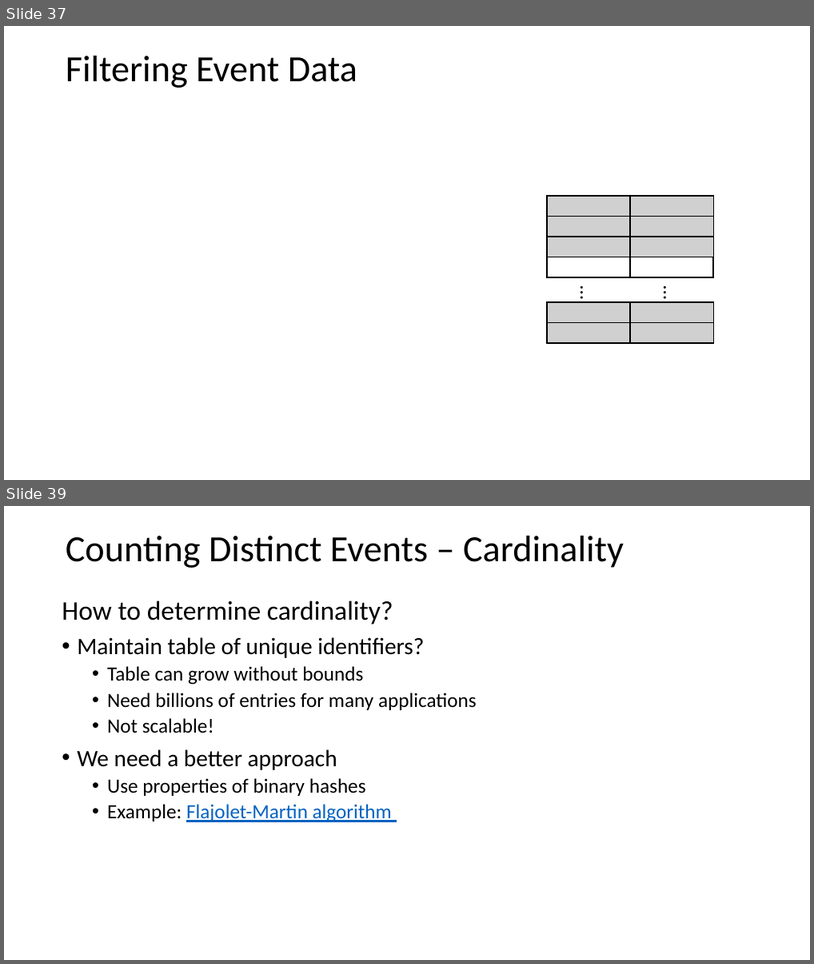
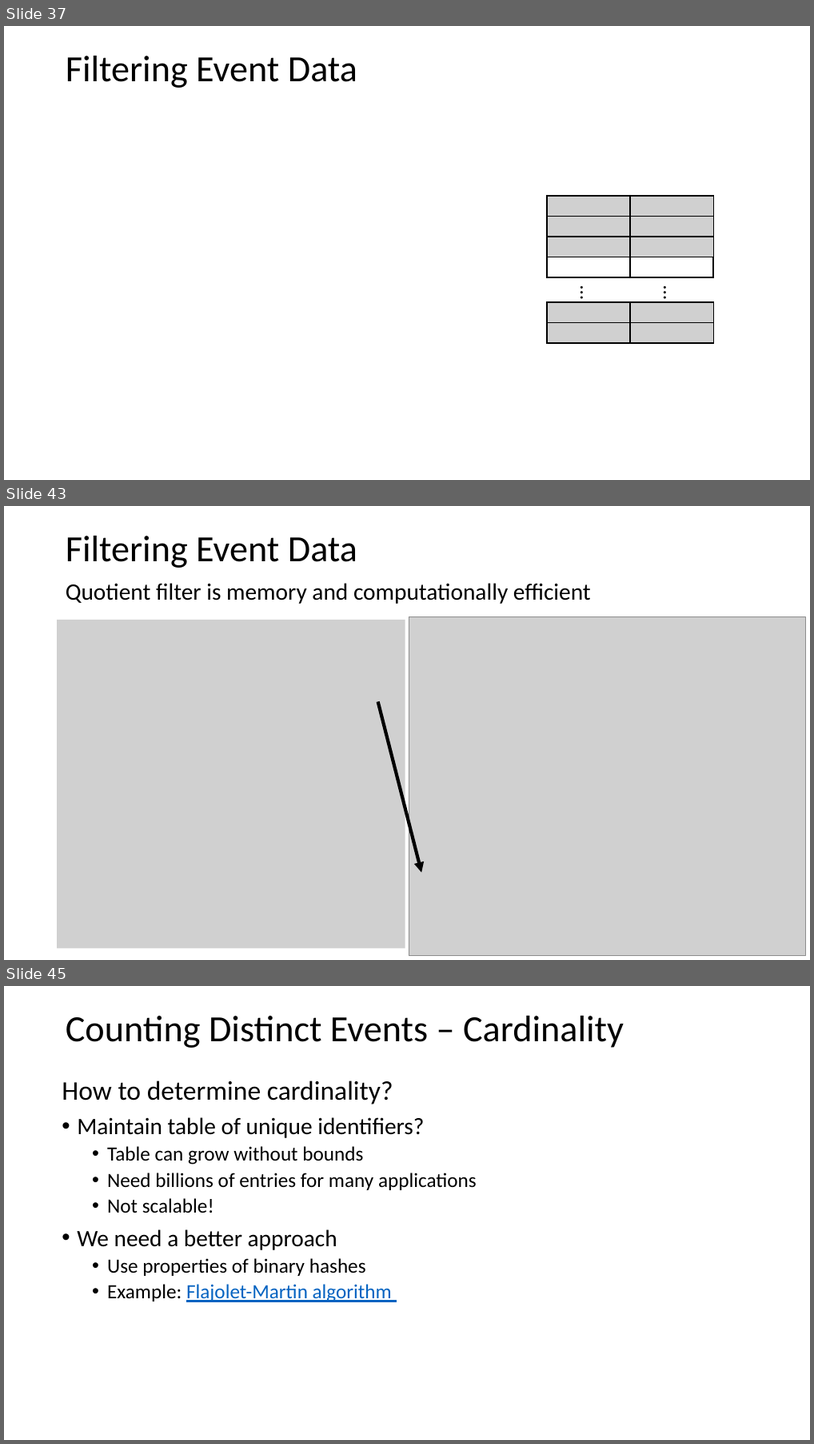
Before and after one commit to StephenElston/CSCI-E-108, a slide deck: slides/3_StreamingAnalytics.pptx. Shown one above the other, each under a label of ours: slides 37 and 39 before the commit, slides 37, 43 and 45 after it; the slides between them are not shown. The pictures are 814x964 and 814x1444 pixels, drawn with LibreOffice and Linux fonts; fonts in the diff are those of the drawing; grey boxes stand for pictures. Boxes give left, top, right and bottom in pixels: in the first picture for what was removed or moved away, otherwise in the second. Text is boxed around its words. In the diff, an @@ line names an element or a change of style, - is before the commit and + after.

Commit message:
Added slides on quotient filter

```diff
--- a/slides/3_StreamingAnalytics.pptx
+++ b/slides/3_StreamingAnalytics.pptx
@@ slide 43 added at [4, 506, 810, 960], background #FFFFFF @@
@@ text added at [66, 536, 358, 568], 44 pt, text #000000 @@
+Filtering Event Data
@@ text added at [66, 583, 591, 604], 28 pt, text #000000 @@
+Quotient filter is memory and computationally efficient
@@ picture added at [58, 620, 406, 948] @@
@@ picture added at [410, 616, 806, 956] @@
@@ arrow added from (378, 701) to (422, 872), #000000 4 pt @@
@@ what was slide 39 is now slide 45 @@
```
Also in this commit, not shown: 3 slides changed, 5 other slides added.
